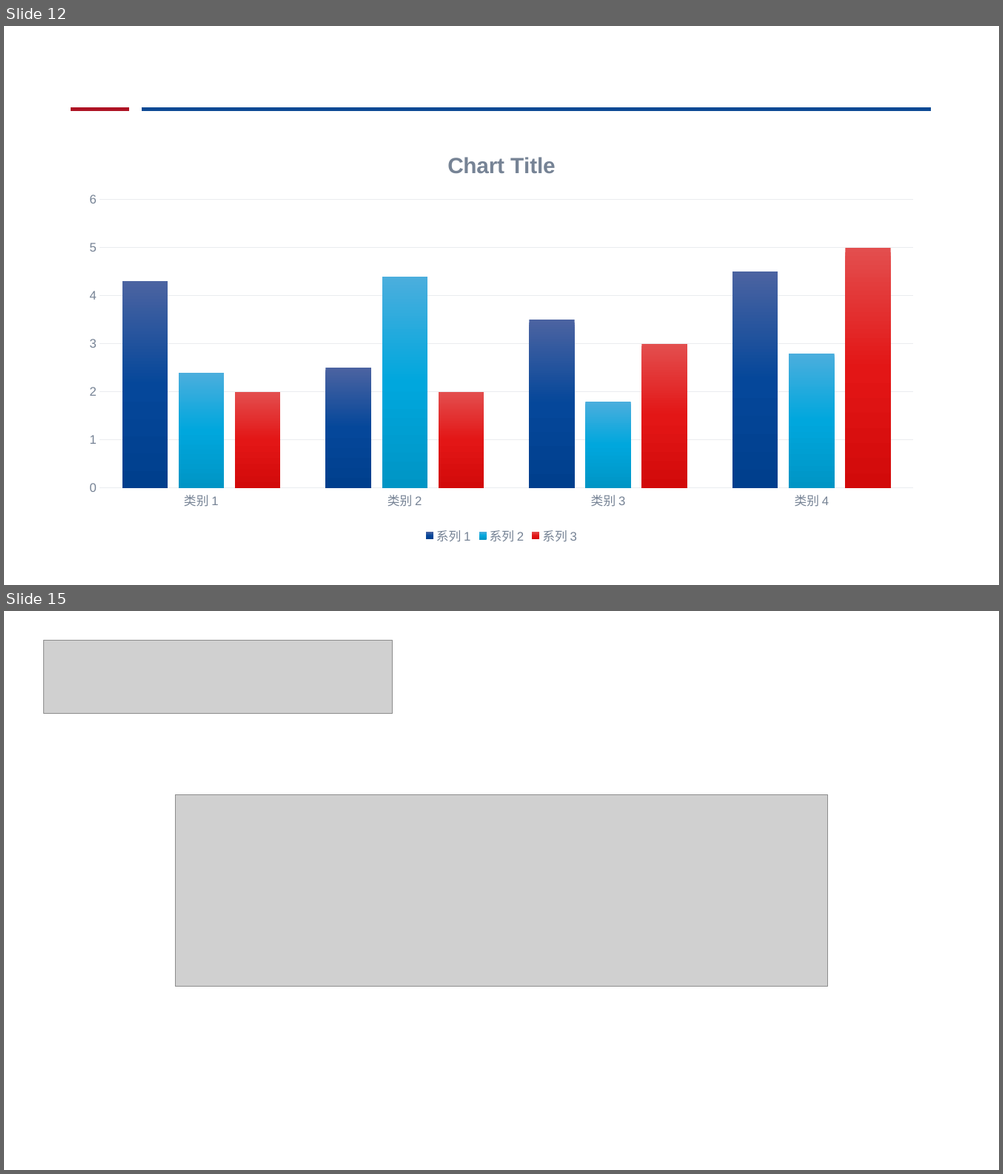
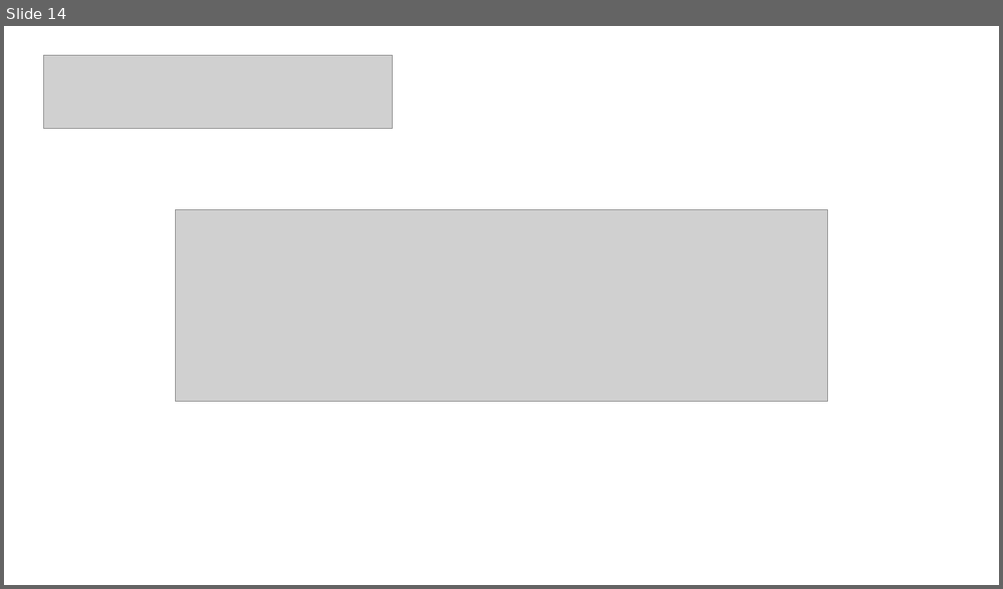
Before and after one commit to CRhapsody/Presentation_Slides, a slide deck: 神经网络修复工作进展.pptx. Shown one above the other, each under a label of ours: slides 12 and 15 before the commit, slide 14 after it; the slides between them are not shown. The pictures are 1003x1174 and 1003x589 pixels, drawn with LibreOffice and Linux fonts; fonts in the diff are those of the drawing; grey boxes stand for pictures; background and template pictures are left out. Boxes give left, top, right and bottom in pixels: in the first picture for what was removed or moved away, otherwise in the second. Text is boxed around its words. In the diff, an @@ line names an element or a change of style, - is before the commit and + after.

```diff
--- a/神经网络修复工作进展.pptx
+++ b/神经网络修复工作进展.pptx
@@ slide 12 removed at box(4, 26, 999, 585), background #FFFFFF @@
@@ line removed from (71, 110) to (128, 110) @@
@@ line removed from (142, 110) to (930, 110) @@
@@ column chart removed at box(73, 136, 930, 548) @@
-categories: 类别 1, 类别 2, 类别 3, 类别 4
-系列 1: 4.3, 2.5, 3.5, 4.5
-系列 2: 2.4, 4.4, 1.8, 2.8
-系列 3: 2, 2, 3, 5
@@ what was slide 15 is now slide 14 @@
```
Also in this commit, not shown: 5 slides changed, 5 slides added, 5 other slides removed, 1 other file.
